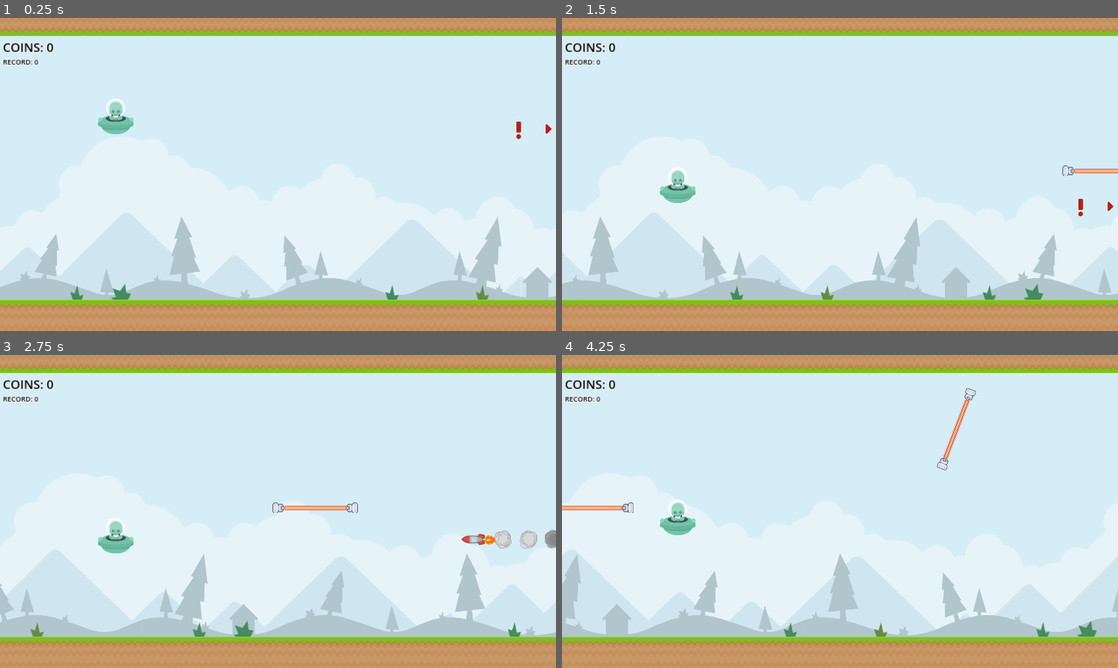
Above: before the commit, frames 1-4 (two rows, left to right).
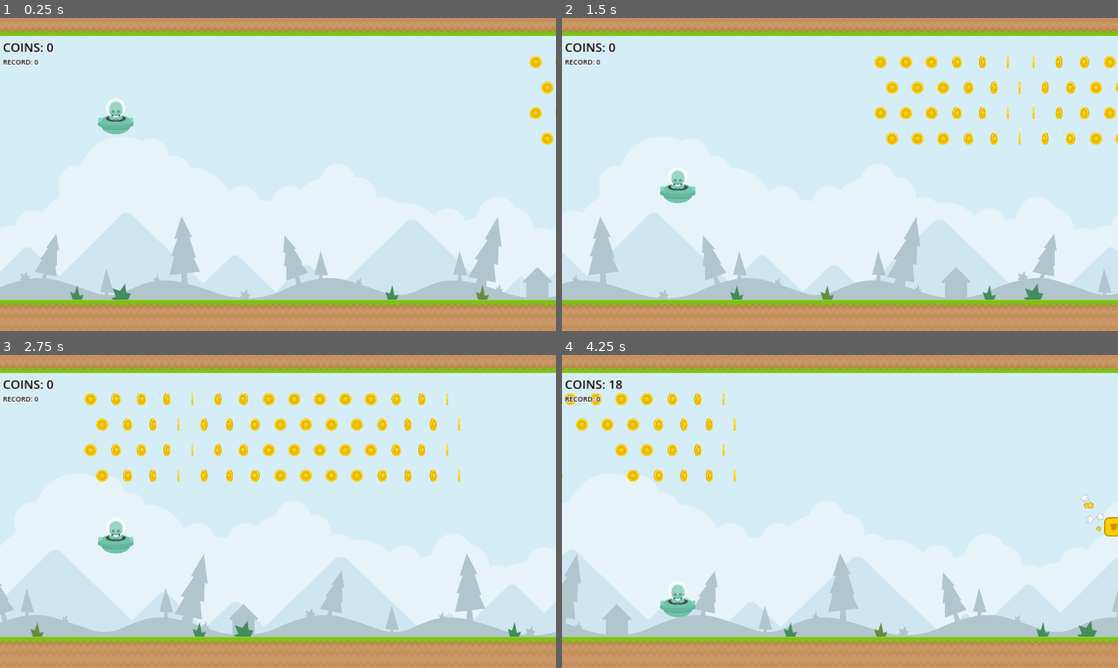
Above: after the commit, the same moments.

Repository: tumatihub/jetpack
Game: Godot game, scene res://levels/sandbox.tscn
Same seed, same stepped clock (60 frames per second), same inputs: the game is played once before the commit and once after it.
Inputs:
- Up to frame 1 (0.25 s): no input
- Up to frame 2 (1.5 s): hold Space (thrust) 0.53-1.28 s
- Up to frame 3 (2.75 s): hold Space (thrust) from 2.03 s (still down)
- Up to frame 4 (4.25 s): release Space (thrust) at 3.53 s

The runs differ from the first frame. In frame 1, 0.3% of the frame differs, in the area x 92-100%, y 12-41%; in frame 2, 2.2%; in frame 3, 3.9%, in the area x 15-100%, y 12-62%; in frame 4, 2.8%.

Commit message:
Shield item

Diff:
--- /dev/null
+++ b/entities/items/flying_item.gd
@@ -0,0 +1,23 @@
+class_name FlyingItem
+extends Node2D
+
+@export var _speed: float = 200
+@export var _amplitude: float = 200
+@export var _frequency: float = 500
+
+@onready var _start_height := global_position.y
+
+func activate() -> void:
+	GameManager.get_player().activate_shield()
+	_destroy()
+
+func _physics_process(delta: float) -> void:
+	global_position.x -= _speed * delta
+	var target_y := _start_height + _amplitude * sin(Time.get_ticks_msec()/_frequency)
+	global_position.y = move_toward(global_position.y, target_y, delta * _speed)
+
+func _destroy() -> void:
+	queue_free()
+
+func _on_visible_on_screen_enabler_2d_screen_exited() -> void:
+	queue_free()
--- /dev/null
+++ b/entities/items/flying_item.tscn
@@ -0,0 +1,59 @@
+[gd_scene load_steps=9 format=3 uid="uid://4etsb5ab5c1x"]
+
+[ext_resource type="Script" path="res://entities/items/flying_item.gd" id="1_dkuj4"]
+[ext_resource type="Texture2D" uid="uid://bkxh78dd3yf2h" path="res://entities/items/art/star_silver.png" id="2_6qbfe"]
+[ext_resource type="Texture2D" uid="uid://x2q4a7jgpr03" path="res://entities/items/art/powerupYellow_shield.png" id="2_jwkal"]
+[ext_resource type="Texture2D" uid="uid://yqwub7pm80gm" path="res://entities/items/art/star_gold.png" id="3_1cywr"]
+
+[sub_resource type="Curve" id="Curve_sewxe"]
+_data = [Vector2(0, 1), 0.0, 0.0, 0, 0, Vector2(1, 0), -1.95644, 0.0, 0, 0]
+point_count = 2
+
+[sub_resource type="CurveTexture" id="CurveTexture_g1ge6"]
+curve = SubResource("Curve_sewxe")
+
+[sub_resource type="ParticleProcessMaterial" id="ParticleProcessMaterial_3upx0"]
+particle_flag_disable_z = true
+emission_shape = 3
+emission_box_extents = Vector3(1, 30.495, 1)
+angle_min = -402.6
+angle_max = 480.0
+direction = Vector3(-1, 0, 0)
+spread = 20.73
+initial_velocity_min = 623.66
+initial_velocity_max = 806.46
+gravity = Vector3(0, 0, 0)
+scale_min = 0.5
+alpha_curve = SubResource("CurveTexture_g1ge6")
+
+[sub_resource type="RectangleShape2D" id="RectangleShape2D_javyk"]
+size = Vector2(64, 64)
+
+[node name="FlyingItem" type="Node2D" groups=["Item"]]
+script = ExtResource("1_dkuj4")
+_speed = 400.0
+
+[node name="GPUParticles2D" type="GPUParticles2D" parent="."]
+position = Vector2(-24, 0)
+amount = 10
+process_material = SubResource("ParticleProcessMaterial_3upx0")
+texture = ExtResource("2_6qbfe")
+
+[node name="GPUParticles2D2" type="GPUParticles2D" parent="."]
+position = Vector2(-24, 0)
+amount = 10
+process_material = SubResource("ParticleProcessMaterial_3upx0")
+texture = ExtResource("3_1cywr")
+
+[node name="Sprite2D" type="Sprite2D" parent="."]
+scale = Vector2(2, 2)
+texture = ExtResource("2_jwkal")
+
+[node name="VisibleOnScreenNotifier2D" type="VisibleOnScreenNotifier2D" parent="."]
+scale = Vector2(3.2, 3.2)
+
+[node name="Area2D" type="Area2D" parent="."]
+collision_mask = 2
+
+[node name="CollisionShape2D" type="CollisionShape2D" parent="Area2D"]
+shape = SubResource("RectangleShape2D_javyk")
--- /dev/null
+++ b/entities/items/resources/shield.tres
@@ -0,0 +1,10 @@
+[gd_resource type="Resource" script_class="SpawnItem" load_steps=3 format=3 uid="uid://cb6nuuhyiknf2"]
+
+[ext_resource type="PackedScene" uid="uid://4etsb5ab5c1x" path="res://entities/items/flying_item.tscn" id="1_2xynb"]
+[ext_resource type="Script" path="res://entities/spawner/spawn_item.gd" id="1_g160c"]
+
+[resource]
+script = ExtResource("1_g160c")
+scene = ExtResource("1_2xynb")
+time_before_next = 1.0
+possible_positions = Array[Vector2]([Vector2(2000, 500)])
--- a/entities/player/player.gd
+++ b/entities/player/player.gd
@@ -4,6 +4,7 @@
 @export var _gravity := 980
 @export var _thrust_force: float = 2000
 @export var _bounce_force: float = 500
+@export var _shield_sprite: Sprite2D
 
 var _velocity: float
 var _can_move: bool = true
@@ -11,6 +12,15 @@
 var _is_bouncing: bool = false
 var _bounce_time: float = 0.2
 var _bounce_cooldown: float = 0
+var _shield_active: bool = false
+
+func activate_shield() -> void:
+	_shield_sprite.visible = true
+	_shield_active = true
+
+func deactivate_shield() -> void:
+	_shield_sprite.visible = false
+	_shield_active = false
 
 func _ready() -> void:
 	GameManager.set_player(self)
@@ -60,7 +70,13 @@
 	if _is_dead:
 		return
 	if area.owner.is_in_group("Obstacle"):
+		if _shield_active:
+			deactivate_shield()
+			return
 		_die()
 	elif area.owner is Coin:
 		var coin: Coin = area.owner as Coin
 		GameManager.score(coin.get_score())
+	elif area.owner.is_in_group("Item"):
+		var item := area.owner as FlyingItem
+		item.activate()
--- a/entities/player/player.tscn
+++ b/entities/player/player.tscn
@@ -1,15 +1,17 @@
-[gd_scene load_steps=4 format=3 uid="uid://yiojagcmj4p1"]
+[gd_scene load_steps=5 format=3 uid="uid://yiojagcmj4p1"]
 
 [ext_resource type="Script" path="res://entities/player/player.gd" id="1_kx7yn"]
-[ext_resource type="Texture2D" uid="uid://bbj2uf2wmu2s6" path="res://entities/player/shipGreen_manned.png" id="2_d884w"]
+[ext_resource type="Texture2D" uid="uid://bbj2uf2wmu2s6" path="res://entities/player/art/shipGreen_manned.png" id="2_d884w"]
+[ext_resource type="Texture2D" uid="uid://dt2q5n1662v7n" path="res://entities/player/art/shield3.png" id="3_i3um0"]
 
 [sub_resource type="CapsuleShape2D" id="CapsuleShape2D_olaif"]
 radius = 46.0
 height = 108.0
 
-[node name="Player" type="Node2D"]
+[node name="Player" type="Node2D" node_paths=PackedStringArray("_shield_sprite")]
 z_index = 100
 script = ExtResource("1_kx7yn")
+_shield_sprite = NodePath("Shield")
 
 [node name="Sprite2D" type="Sprite2D" parent="."]
 texture = ExtResource("2_d884w")
@@ -23,5 +25,13 @@
 [node name="CollisionShape2D" type="CollisionShape2D" parent="Area2D"]
 shape = SubResource("CapsuleShape2D_olaif")
 
+[node name="Shield" type="Sprite2D" parent="."]
+visible = false
+self_modulate = Color(0.816643, 0.668344, 0, 1)
+position = Vector2(14, -4.9738e-14)
+rotation = 1.5708
+scale = Vector2(1.385, 1.385)
+texture = ExtResource("3_i3um0")
+
 [connection signal="area_entered" from="Area2D" to="." method="_on_area_2d_area_entered"]
 [connection signal="body_entered" from="Area2D" to="." method="_on_area_2d_body_entered"]
--- a/entities/spawner/spawner.tscn
+++ b/entities/spawner/spawner.tscn
@@ -8,10 +8,11 @@
 [ext_resource type="Resource" uid="uid://dlp7c2p8ltlf7" path="res://entities/coin/resources/coin_group.tres" id="6_fkrqb"]
 [ext_resource type="Resource" uid="uid://2x83idy2pqpj" path="res://entities/coin/resources/coin_group_large.tres" id="7_4bpov"]
 [ext_resource type="Resource" uid="uid://bcauj8diorjb4" path="res://entities/missile_launcher/resources/missile_launcher.tres" id="8_ttwt4"]
+[ext_resource type="Resource" uid="uid://cb6nuuhyiknf2" path="res://entities/items/resources/shield.tres" id="9_rkw4i"]
 
 [node name="Spawner" type="Node2D" node_paths=PackedStringArray("_timer")]
 script = ExtResource("1_omlbp")
-_obstacles = Array[ExtResource("2_l8ehh")]([ExtResource("3_opx8m"), ExtResource("4_c8vr8"), ExtResource("5_wb2om"), ExtResource("6_fkrqb"), ExtResource("7_4bpov"), ExtResource("8_ttwt4")])
+_obstacles = Array[ExtResource("2_l8ehh")]([ExtResource("3_opx8m"), ExtResource("4_c8vr8"), ExtResource("5_wb2om"), ExtResource("6_fkrqb"), ExtResource("7_4bpov"), ExtResource("8_ttwt4"), ExtResource("9_rkw4i")])
 _timer = NodePath("Timer")
 
 [node name="Timer" type="Timer" parent="."]
--- a/project.godot
+++ b/project.godot
@@ -32,6 +32,7 @@
 [global_group]
 
 Obstacle=""
+Item=""
 
 [input]
 
Binary file added: entities/items/art/powerupYellow_bolt.png
Not shown, added: entities/items/art/powerupYellow_bolt.png.import
Binary file added: entities/items/art/powerupYellow_shield.png
Not shown, added: entities/items/art/powerupYellow_shield.png.import
Binary file added: entities/items/art/powerupYellow_star.png
Not shown, added: entities/items/art/powerupYellow_star.png.import
Binary file added: entities/items/art/star_gold.png
Not shown, added: entities/items/art/star_gold.png.import
Binary file added: entities/items/art/star_silver.png
Not shown, changed: entities/items/art/star_silver.png.import
Binary file added: entities/player/art/shield3.png
Not shown, added: entities/player/art/shield3.png.import
(and 3 more such lines)
